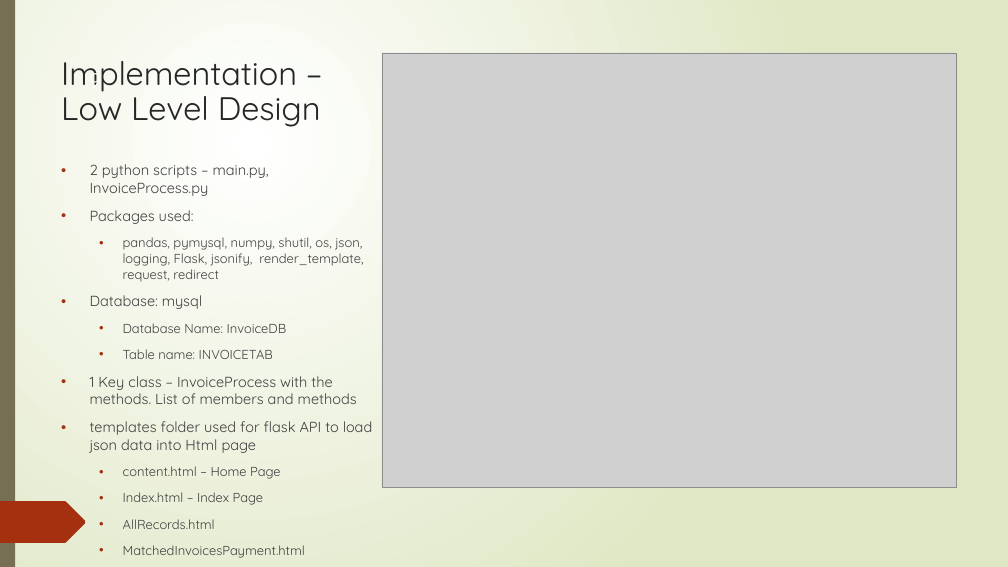
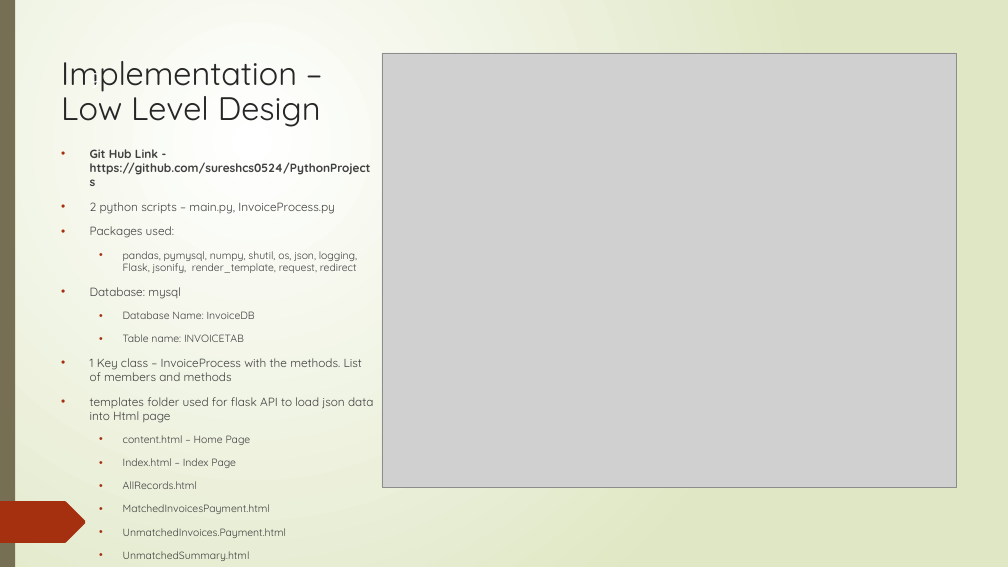
Before and after one commit to sureshcs0524/PythonProjects, a slide deck: slide 9 of Invoice Matching Application .pptx. Drawn at 1008x567 pixels with LibreOffice and Linux fonts; fonts in the diff are those of the drawing; grey boxes stand for pictures. Boxes give left, top, right and bottom in pixels: in the first picture for what was removed or moved away, otherwise in the second. Text is boxed around its words. In the diff, an @@ line names an element or a change of style, - is before the commit and + after.

Commit message:
Changes in PPT

```diff
--- a/Invoice Matching Application .pptx
+++ b/Invoice Matching Application .pptx
@@ text "Git Hub Link - https://github.com/sureshcs0524/PythonProject ...": place and size @@
-text "Git Hub Link - https://github.com/sureshcs0524/PythonProject ..." at [90, 164, 372, 558]
+text "Git Hub Link - https://github.com/sureshcs0524/PythonProject ..." at [90, 149, 373, 561]
@@ text at [90, 149, 371, 175]: paragraph added @@
+• Git Hub Link - https://github.com/sureshcs0524/PythonProjects
@@ text at [90, 202, 373, 561]: size 13.9 to 11.2 pt in "2 python scripts – main.py, InvoiceProcess.py", "Packages used:", "Database: mysql", "1 Key class – InvoiceProcess with the ..." and 1 more places; size 12.4 to 10 pt in "pandas, pymysql, numpy, shutil, os, json, logging, ...", "Database Name: InvoiceDB", "Table name: INVOICETAB", "content.html – Home Page" and 5 more places @@
```
Also in this commit, not shown: 1 other file.
